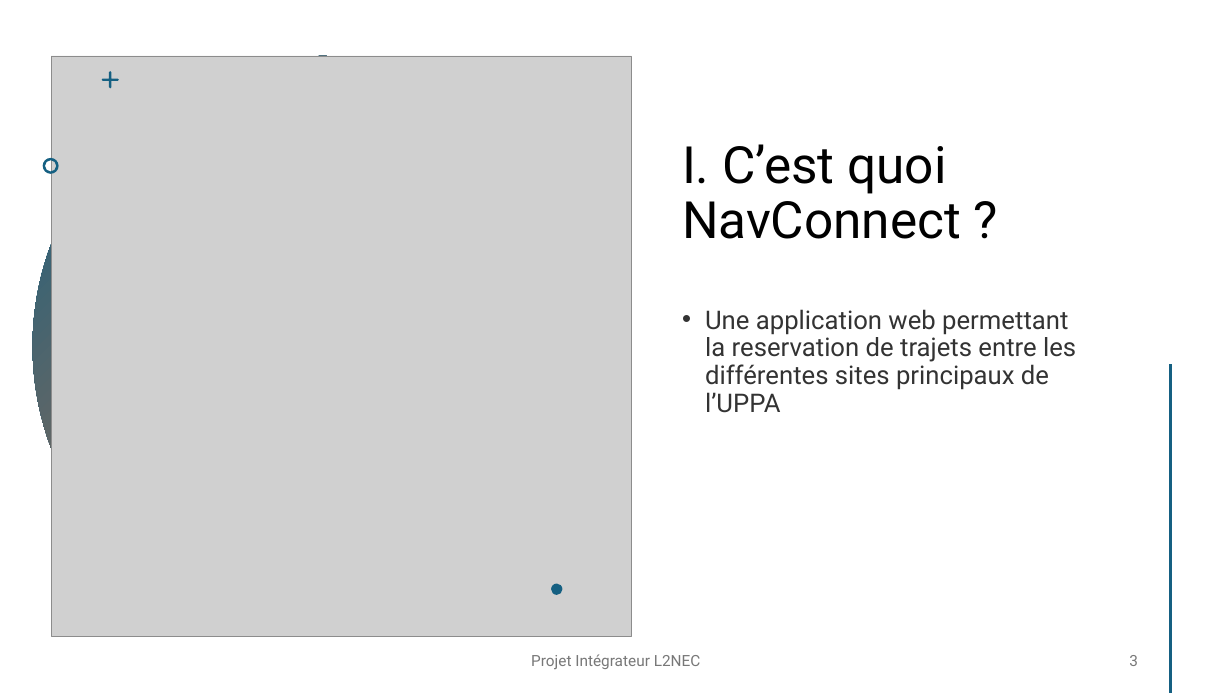
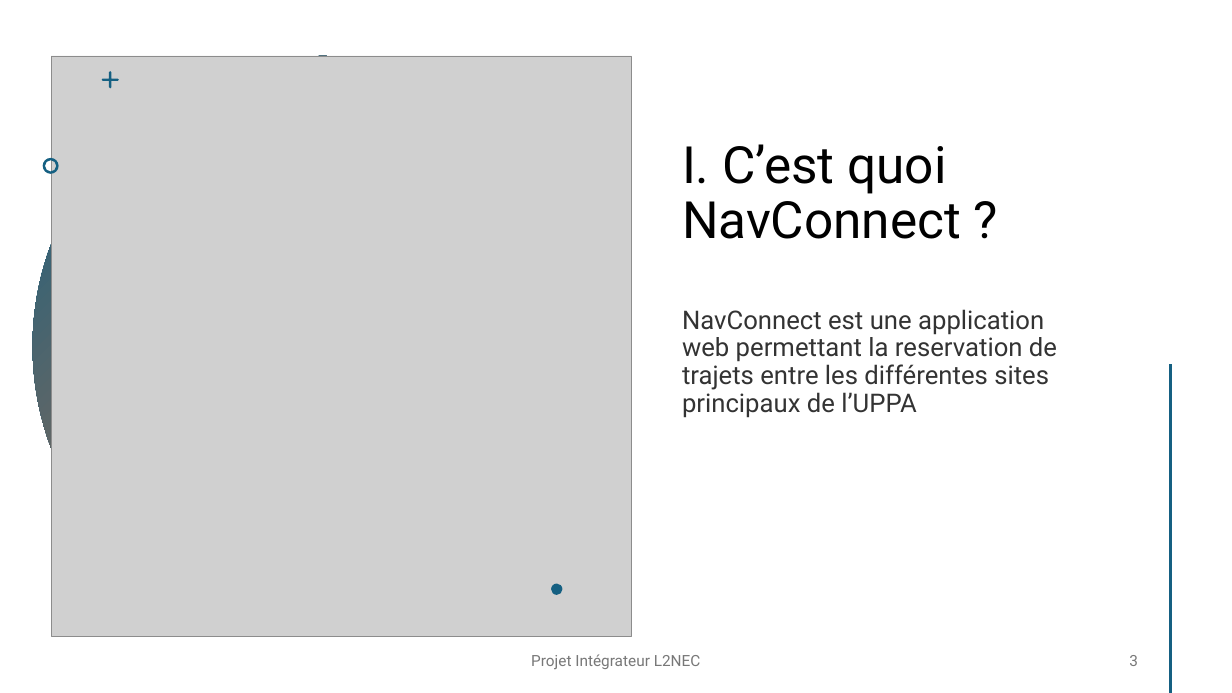
Before and after one commit to ArthurPeyre/UPPA_Navette, a slide deck: slide 3 of AVANT-PROJET/PrésentationAvantProjet.pptx. Drawn at 1232x693 pixels with LibreOffice and Linux fonts; fonts in the diff are those of the drawing; grey boxes stand for pictures. Boxes give left, top, right and bottom in pixels: in the first picture for what was removed or moved away, otherwise in the second. Text is boxed around its words. In the diff, an @@ line names an element or a change of style, - is before the commit and + after.

```diff
--- a/AVANT-PROJET/PrésentationAvantProjet.pptx
+++ b/AVANT-PROJET/PrésentationAvantProjet.pptx
@@ text at (682,309,1057,418): text changed @@
-• Une application web permettant la reservation de trajets entre les différentes sites principaux de l’UPPA
+NavConnect est une application web permettant la reservation de trajets entre les différentes sites principaux de l’UPPA
```
Also in this commit, not shown: 5 other slides changed, 1 slide removed.
